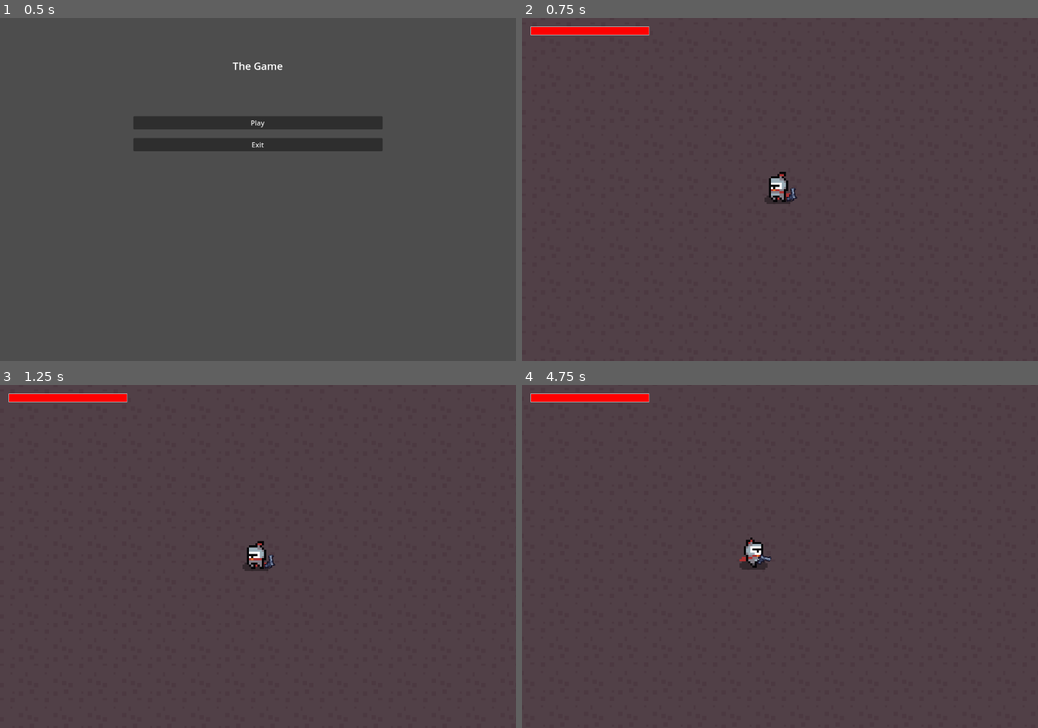
Above: before the commit, frames 1-4 (two rows, left to right).
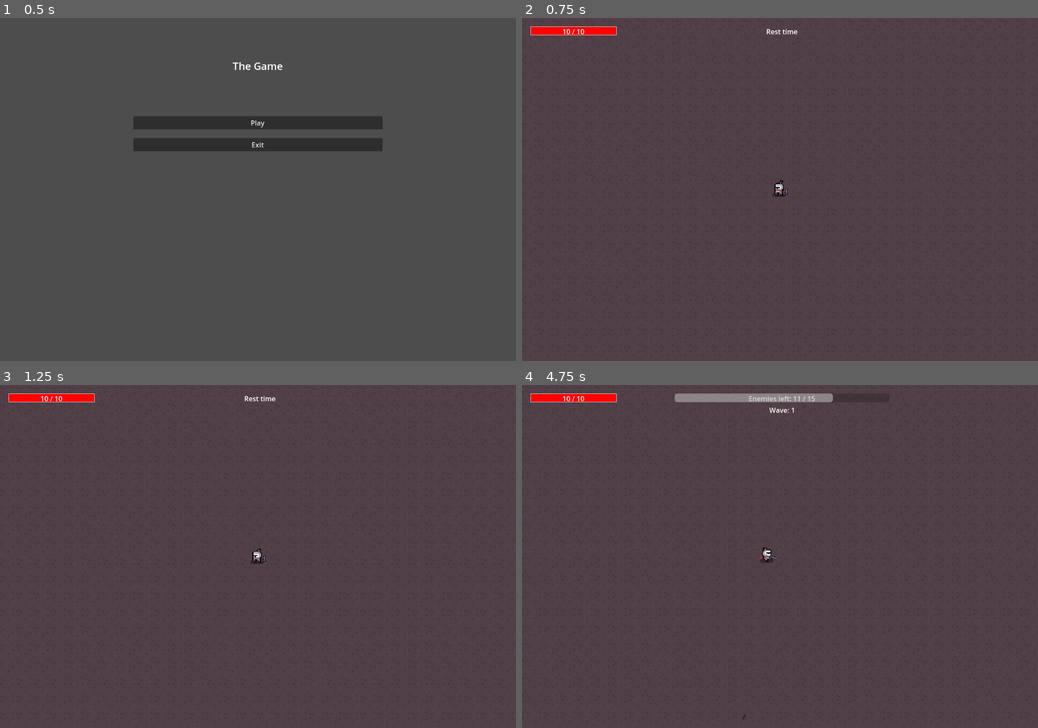
Above: after the commit, the same moments.

Repository: Jokolto/Matura
Game: Godot game, scene res://scenes/GUI/menus/main_menu.tscn
The game is run twice, just before and just after one commit, with the same random seed, the same clock (stepped at 60 frames per second) and the same inputs.
Inputs (mouse positions are in pixels of both pictures, inside the frame that each line leads up to):
- Up to frame 1 (0.5 s): no input
- Up to frame 2 (0.75 s): click "Play" at 0.5 s
- Up to frame 3 (1.25 s): no input
- Up to frame 4 (4.75 s): move the mouse to (893, 539) at 1.27 s; hold D (move_right) 1.28-2.03 s; right-click (893, 539) at 1.35 s; move the mouse to (676, 573) at 2.02 s; hold S (move_down) 2.03-2.78 s; click (676, 573) at 2.1 s; move the mouse to (831, 481) at 2.77 s; hold D (move_right) 2.78-3.53 s; right-click (831, 481) at 2.85 s; move the mouse to (754, 625) at 3.52 s; hold W (move_up) 3.53-4.28 s; click (754, 625) at 3.6 s; move the mouse to (934, 607) at 4.27 s; hold A (move_left) from 4.28 s (still down); right-click (934, 607) at 4.35 s

Frame 1 is identical in both runs. In frame 2, 0.6% of the frame differs, in the area x 7-54%, y 2-55%; in frame 3, 0.6%; in frame 4, 1.4%, in the area x 7-61%, y 2-98%.

Commit message:
Wave mechanic & updated HUD

Diff:
--- a/source/managers/entities_manager.gd
+++ b/source/managers/entities_manager.gd
@@ -1,6 +1,65 @@
 extends Node
 var next_enemy_id = 0
 var entities_node: Node = null
+var enemies_node: Node = null
+
+var enemies_per_wave: int = 10
+var wave_duration: float = -1.0
+var enemies_spawned: int = 0
+var current_wave: int = 0
+var wave_timer: float = 0.0
+var wave_active: bool = false
+var spawn_active: bool = false
+var enemies_alive: int = 0
+
+signal wave_end
+signal wave_start
+
+
+func _ready() -> void:
+	pass
+
+func _process(delta):
+	if not wave_active:
+		return
+
+	if wave_duration > 0:
+		wave_timer += delta
+		if wave_timer >= wave_duration:
+			if enemies_alive <= 0:
+				wave_active = false
+				print("Wave ended (enemies are dead)")
+				wave_end.emit()
+				return
+
+			if spawn_active:
+				spawn_active = false
+				print("spawn ended (duration)")
+			return
+
+	if (enemies_spawned >= enemies_per_wave):
+		if enemies_alive <= 0:
+			wave_active = false
+			print("Wave ended (enemies are dead)")
+			wave_end.emit()
+			return
+
+		if spawn_active:
+			spawn_active = false
+			print("Spawning ended (enemy count)")
+		return
+
+
+func start_wave():
+	enemies_per_wave += 5
+	current_wave += 1
+	enemies_spawned = 0
+	wave_timer = 0.0
+	wave_active = true
+	spawn_active = true
+	print("Wave %d started" % current_wave)
+	wave_start.emit()
+
 
 func get_next_enemy_id() -> int:
 	var id = next_enemy_id
@@ -15,3 +74,17 @@
 
 func set_entities_node(node: Node):
 	entities_node = node
+
+func get_enemies():
+	return enemies_node.get_children()
+
+
+func set_enemies_node(node: Node):
+	enemies_node = node
+
+func _on_player_death():
+	wave_active = false
+	spawn_active = false
+
+func _on_enemy_death():
+	enemies_alive -= 1
--- a/source/managers/game_manager.gd
+++ b/source/managers/game_manager.gd
@@ -5,6 +5,8 @@
 var PlayingScene = preload("res://scenes/level/level.tscn")
 var PauseScene = preload("res://scenes/GUI/menus/pause_menu.tscn")
 var DeathScene = preload("res://scenes/GUI/menus/death_menu.tscn")
+
+var hud
 
 var state = GameState.MENU
 var current_scene: Node = null
@@ -24,3 +26,10 @@
 
 func _on_player_death():
 	GameManager.change_scene(GameManager.DeathScene)
+
+
+func _set_hud(thehud: Node):
+	hud = thehud
+
+func _get_hud():
+	return hud
--- a/source/scenes/GUI/hud.gd
+++ b/source/scenes/GUI/hud.gd
@@ -1,19 +1,52 @@
 extends CanvasLayer
 
 
-@onready var health_bar: ProgressBar = $MarginContainer/VBoxContainer/HealthBar
+@onready var health_bar: ProgressBar = $MarginContainer/StatusVBoxContainer/MarginContainer/HealthBar
+@onready var health_label = $MarginContainer/StatusVBoxContainer/MarginContainer/Label
+@onready var enemies_bar: ProgressBar = $MarginContainer/EnemiesVBoxContainer/MarginContainer/EnemiesCountBar
+@onready var enemies_label = $MarginContainer/EnemiesVBoxContainer/MarginContainer/Label
+@onready var wave_label = $MarginContainer/EnemiesVBoxContainer/Label
+@onready var enemies_bar_container = $MarginContainer/EnemiesVBoxContainer/MarginContainer
 @onready var player = PlayerManager.get_player()
 
 func _ready() -> void:
-	#GameManager.set_hud(self)
+	EntitiesManager.wave_start.connect(_on_wave_start)
+	EntitiesManager.wave_end.connect(_on_wave_end)
 	player.damaged.connect(_on_player_damaged)
+	GameManager._set_hud(self)
+
+	wave_label.text = "Rest time"
+	enemies_bar_container.visible = false
+
 	set_health(player.hp, player.max_hp)
+
 
 
 func set_health(value: int, max_value: int) -> void:
 	health_bar.max_value = max_value
 	health_bar.value = value
+	health_label.text = "%d / %d" % [value, max_value]
+
+func set_enemy_hud(value: int, max_value: int) -> void:
+	enemies_bar.max_value = max_value
+	enemies_bar.value = value
+	enemies_label.text = "Enemies left: " + "%d / %d" % [value, max_value]
 
 
 func _on_player_damaged(_damage):
 	set_health(player.hp, player.max_hp)
+
+func _on_enemy_death():
+	set_enemy_hud(EntitiesManager.enemies_alive, EntitiesManager.enemies_per_wave)
+
+func _on_wave_start():
+	enemies_bar_container.visible = true
+	wave_label.text = "Wave: " + str(EntitiesManager.current_wave)
+
+func _on_wave_end():
+	enemies_bar_container.visible = false
+	wave_label.text = "Rest time"
+
+func _on_enemy_spawned():
+
+	set_enemy_hud(EntitiesManager.enemies_alive, EntitiesManager.enemies_per_wave)
--- a/source/scenes/GUI/hud.tscn
+++ b/source/scenes/GUI/hud.tscn
@@ -13,23 +13,57 @@
 script = ExtResource("1_i64l7")
 
 [node name="MarginContainer" type="MarginContainer" parent="."]
-anchors_preset = -1
-anchor_right = 0.25
-anchor_bottom = 0.025
-offset_right = 6.0
-offset_bottom = 22.0
+anchors_preset = 10
+anchor_right = 1.0
+offset_bottom = 57.0
+grow_horizontal = 2
 theme_override_constants/margin_left = 20
 theme_override_constants/margin_top = 20
 theme_override_constants/margin_right = 10
 theme_override_constants/margin_bottom = 10
 
-[node name="VBoxContainer" type="VBoxContainer" parent="MarginContainer"]
+[node name="EnemiesVBoxContainer" type="VBoxContainer" parent="MarginContainer"]
+layout_mode = 2
+size_flags_horizontal = 4
+
+[node name="MarginContainer" type="MarginContainer" parent="MarginContainer/EnemiesVBoxContainer"]
 layout_mode = 2
 
-[node name="HealthBar" type="ProgressBar" parent="MarginContainer/VBoxContainer"]
+[node name="Label" type="Label" parent="MarginContainer/EnemiesVBoxContainer/MarginContainer"]
+layout_mode = 2
+text = "Enemies: -1/-1"
+horizontal_alignment = 1
+
+[node name="EnemiesCountBar" type="ProgressBar" parent="MarginContainer/EnemiesVBoxContainer/MarginContainer"]
+custom_minimum_size = Vector2(500, 20)
+layout_mode = 2
+size_flags_horizontal = 0
+value = 50.0
+rounded = true
+show_percentage = false
+
+[node name="Label" type="Label" parent="MarginContainer/EnemiesVBoxContainer"]
+layout_mode = 2
+text = "Wave: -1"
+horizontal_alignment = 1
+
+[node name="StatusVBoxContainer" type="VBoxContainer" parent="MarginContainer"]
+custom_minimum_size = Vector2(200, 0)
+layout_mode = 2
+size_flags_horizontal = 0
+
+[node name="MarginContainer" type="MarginContainer" parent="MarginContainer/StatusVBoxContainer"]
+layout_mode = 2
+
+[node name="HealthBar" type="ProgressBar" parent="MarginContainer/StatusVBoxContainer/MarginContainer"]
 custom_minimum_size = Vector2(0, 20)
 layout_mode = 2
 theme_override_styles/fill = SubResource("StyleBoxFlat_vkr40")
 value = 50.0
 rounded = true
 show_percentage = false
+
+[node name="Label" type="Label" parent="MarginContainer/StatusVBoxContainer/MarginContainer"]
+layout_mode = 2
+text = "-1/-1"
+horizontal_alignment = 1
--- a/source/scenes/entities/enemies/enemy.gd
+++ b/source/scenes/entities/enemies/enemy.gd
@@ -4,6 +4,7 @@
 @export var move_speed: float = 100.0
 @export var max_health: int = 3
 @onready var player: CharacterBody2D = null  # assign this later
+@onready var body_sprite = $AnimatedSprite2D
 
 
 var enemy_id: int = -1
@@ -11,9 +12,16 @@
 var contact_damage: float = 1
 var player_inside_contact_range: bool = false
 
+signal enemy_death
+
 func _ready() -> void:
 	$Area2D.body_entered.connect(_on_body_entered)
 	$Area2D.body_exited.connect(_on_body_exited)
+	#enemy_death.connect(_on_death)
+	enemy_death.connect(EntitiesManager._on_enemy_death)
+	enemy_death.connect(GameManager.hud._on_enemy_death)
+
+
 	generate_id()
 	player = PlayerManager.get_player()
 	if not player:
@@ -22,19 +30,23 @@
 
 
 func _physics_process(_delta: float) -> void:
+	var dir: Vector2 = Vector2.ZERO
 	#print(player)
 	if is_instance_valid(player):
-		var dir = (player.global_position - global_position).normalized()
+		dir = (player.global_position - global_position).normalized()
 		velocity = dir * move_speed
 		move_and_slide()
 
 	if player_inside_contact_range:
 		_deal_damage(player)
 
+	_update_animation(dir)
+
 func take_damage(amount: int) -> void:
 	health -= amount
 	if health <= 0:
 		queue_free()
+		enemy_death.emit()
 
 
 func generate_id():
@@ -44,6 +56,20 @@
 	# Generate a name like "Goblin_3" or "Orc_5"
 	var type_name = get_name()
 	name = "%s_%d" % [type_name, enemy_id]
+
+
+func _update_animation(input_vec: Vector2) -> void:
+	# ---- play the correct clip ----
+	if input_vec != Vector2.ZERO:
+		if body_sprite.animation != "run":
+			body_sprite.play("run")
+	else:
+		if body_sprite.animation != "idle":
+			body_sprite.play("idle")
+	 #---- face the correct direction ----  // no need, gun aim decides the orientation
+	if input_vec.x != 0:
+		body_sprite.flip_h = input_vec.x < 0
+
 
 func _deal_damage(body: Node) -> void:
 	body.take_damage(contact_damage)
@@ -56,3 +82,7 @@
 func _on_body_exited(body: Node) -> void:
 	if body is Player:
 		player_inside_contact_range = false
+
+
+#func _on_death():
+	#queue_free()
--- a/source/scenes/entities/entities.gd
+++ b/source/scenes/entities/entities.gd
@@ -4,3 +4,4 @@
 
 func _ready() -> void:
 	EntitiesManager.set_entities_node(self)
+	EntitiesManager.set_enemies_node($Enemies)
--- a/source/scenes/entities/player/player.gd
+++ b/source/scenes/entities/player/player.gd
@@ -18,7 +18,7 @@
 var is_dashing: bool = false
 
 var vulnerable: bool = true
-var invulnerable_period: float = 0.5
+var invulnerable_period: float = 0.2
 
 @onready var weapon_holder: Node2D = $Weaponholder
 @onready var body_sprite: AnimatedSprite2D = $AnimatedSprite2D
@@ -113,9 +113,7 @@
 		emit_signal("died")
 
 func _die() -> void:
-	pass
-	#GameManager.change_scene(GameManager.DeathScene)
-	#print("died")
+	print("died!")
 
 
 
--- a/source/scenes/level/level.gd
+++ b/source/scenes/level/level.gd
@@ -1,10 +1,18 @@
 extends Node2D
 
 #var enemy_scene: PackedScene = preload("res://scenes/entities/enemies/enemy.tscn")
+@onready var WaveTimer = $WaveTimer
+var rest_time: float = 2.5
 
 func _ready() -> void:
+	EntitiesManager.wave_end.connect(_on_wave_end)
+	WaveTimer.start(rest_time)
 
-	pass
+	PlayerManager.player.died.connect(EntitiesManager._on_player_death)
+
+	EntitiesManager.current_wave = 0
+	EntitiesManager.enemies_per_wave = 10
+	EntitiesManager.enemies_alive = 0
 	# the nodes do it themselves now
 	#EntitiesManager.set_entities_node($Entities)
 	#ProjectileManager.set_proj_node($Projectiles)
@@ -12,3 +20,10 @@
 func _unhandled_input(event):
 	if event.is_action_pressed("ui_cancel"): # Typically Escape
 		$PauseMenu.toggle_pause()
+
+
+func _on_wave_timer_timeout() -> void:
+	EntitiesManager.start_wave()
+
+func _on_wave_end():
+	WaveTimer.start(rest_time)
--- a/source/scenes/level/level.tscn
+++ b/source/scenes/level/level.tscn
@@ -105,17 +105,33 @@
 
 [node name="Player" parent="." instance=ExtResource("1_cp1lv")]
 z_index = 2
-position = Vector2(2621, 1110)
+position = Vector2(2888, 1872)
 
 [node name="Camera2D" type="Camera2D" parent="Player"]
+zoom = Vector2(0.5, 0.5)
 limit_left = 0
 limit_top = 0
 limit_right = 5850
 limit_bottom = 3500
 position_smoothing_enabled = true
 
-[node name="EnemySpawner" parent="." instance=ExtResource("3_iwmw6")]
-position = Vector2(2833, 256)
+[node name="Spawners" type="Node" parent="."]
+
+[node name="EnemySpawner" parent="Spawners" instance=ExtResource("3_iwmw6")]
+z_index = 1
+position = Vector2(2902, 466)
+
+[node name="EnemySpawner2" parent="Spawners" instance=ExtResource("3_iwmw6")]
+z_index = 1
+position = Vector2(297, 1862)
+rotation = 1.5708
+
+[node name="EnemySpawner3" parent="Spawners" instance=ExtResource("3_iwmw6")]
+position = Vector2(2988, 3240)
+
+[node name="EnemySpawner4" parent="Spawners" instance=ExtResource("3_iwmw6")]
+position = Vector2(5420, 2030)
+rotation = 1.5708
 
 [node name="Projectiles" type="Node" parent="."]
 script = ExtResource("5_palfl")
@@ -123,6 +139,13 @@
 [node name="Entities" type="Node" parent="."]
 script = ExtResource("6_f1o80")
 
+[node name="Enemies" type="Node" parent="Entities"]
+
 [node name="HUD" parent="." instance=ExtResource("5_ofqpp")]
 
 [node name="PauseMenu" parent="." instance=ExtResource("8_h1kyu")]
+
+[node name="WaveTimer" type="Timer" parent="."]
+one_shot = true
+
+[connection signal="timeout" from="WaveTimer" to="." method="_on_wave_timer_timeout"]
--- a/source/scenes/objects/enemy_spawner/enemy_spawner.gd
+++ b/source/scenes/objects/enemy_spawner/enemy_spawner.gd
@@ -8,28 +8,33 @@
 
 var timer := 0.0
 
+signal enemy_spawned
+
+func _ready() -> void:
+	spawn_rate = randf_range(0.3, 1.5)
+
 func _process(delta: float) -> void:
 	timer += delta
-	if timer >= spawn_rate:
+	if timer >= spawn_rate and EntitiesManager.spawn_active:
 		timer = 0.0
 		spawn_enemy()
-
 
 func spawn_enemy() -> void:
 	if not is_instance_valid(player):
 		print("no player -> no enemies")
 		return
 
-	if EntitiesManager.get_entities_amount() > 5:
-		print("too much enemies: " + str(EntitiesManager.get_entities_amount()))
-		return
+	if not enemy_spawned.is_connected(GameManager.hud._on_enemy_spawned):
+		enemy_spawned.connect(GameManager.hud._on_enemy_spawned)
 
 	var enemy = enemy_scene.instantiate()
 	enemy.global_position = get_spawn_position()
 	enemy.player = player
-	EntitiesManager.entities_node.add_child(enemy)
+	EntitiesManager.enemies_spawned += 1
+	EntitiesManager.enemies_alive += 1
+	EntitiesManager.enemies_node.add_child(enemy)
+	enemy_spawned.emit()
 	print("Enemy was spawned!")
-
 
 func get_spawn_position() -> Vector2:
 	return spawn_area.get_random_position()
